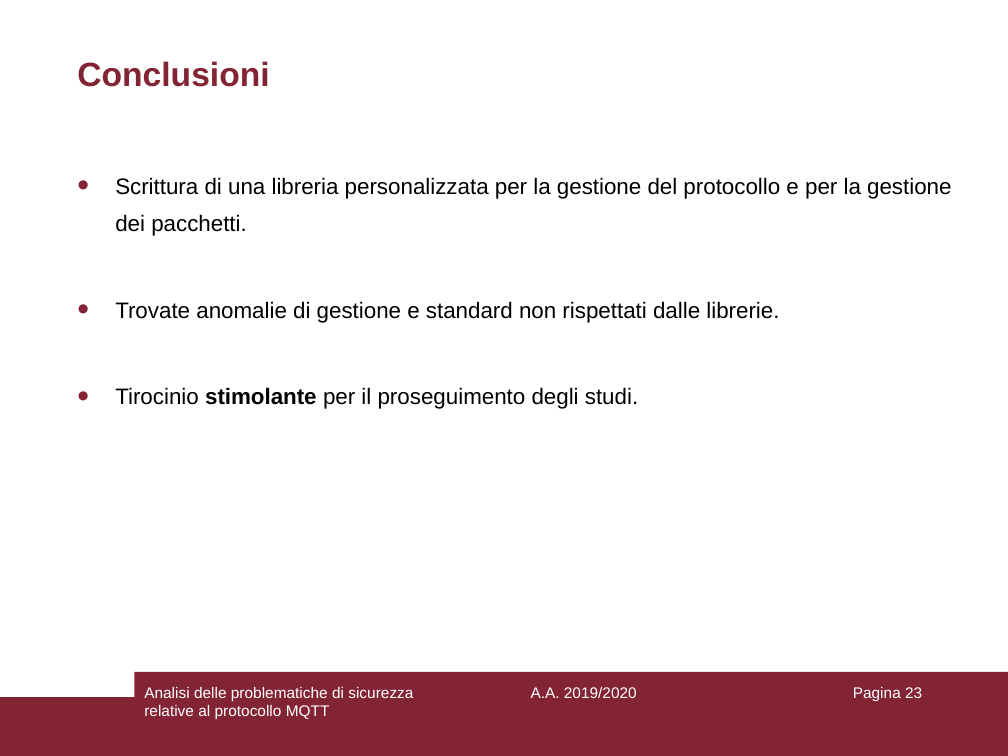
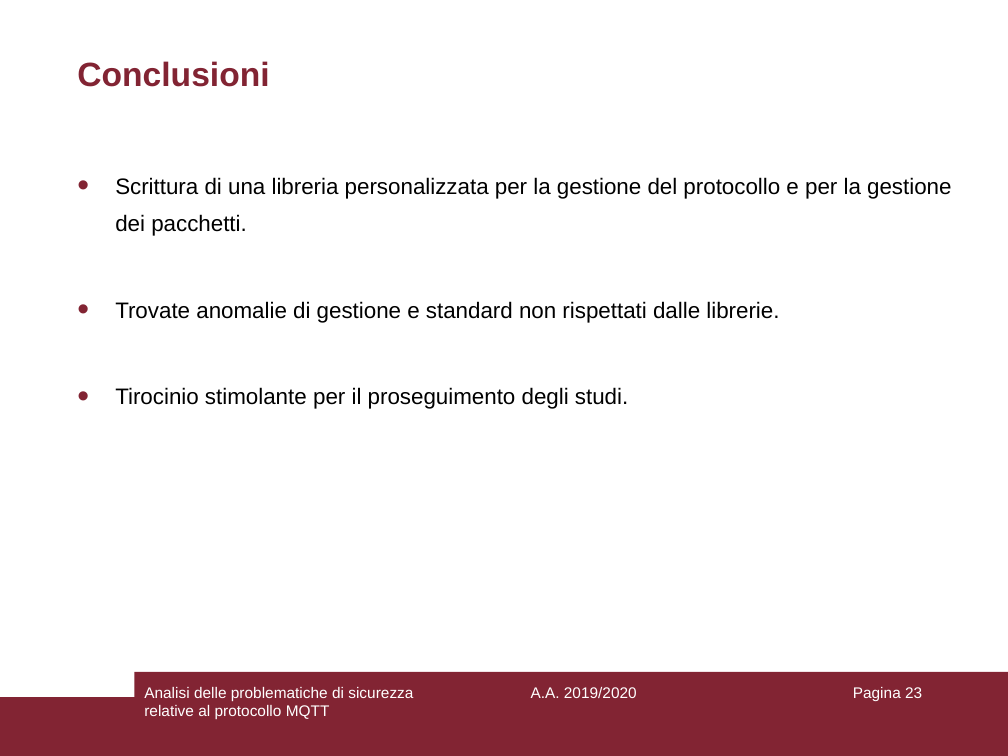
Before and after one commit to aedoardo/bachelor-degree-thesis, a slide deck: slide 23 of slides/Presentazione.ppt. Drawn at 1008x756 pixels with LibreOffice and Linux fonts; fonts in the diff are those of the drawing. Boxes give left, top, right and bottom in pixels: in the first picture for what was removed or moved away, otherwise in the second. Text is boxed around its words. In the diff, an @@ line names an element or a change of style, - is before the commit and + after.

```diff
--- a/slides/Presentazione.ppt
+++ b/slides/Presentazione.ppt
@@ text at <box>115,387,628,409</box>: bold off in "stimolante" @@
```
Also in this commit, not shown: 1 other file.
